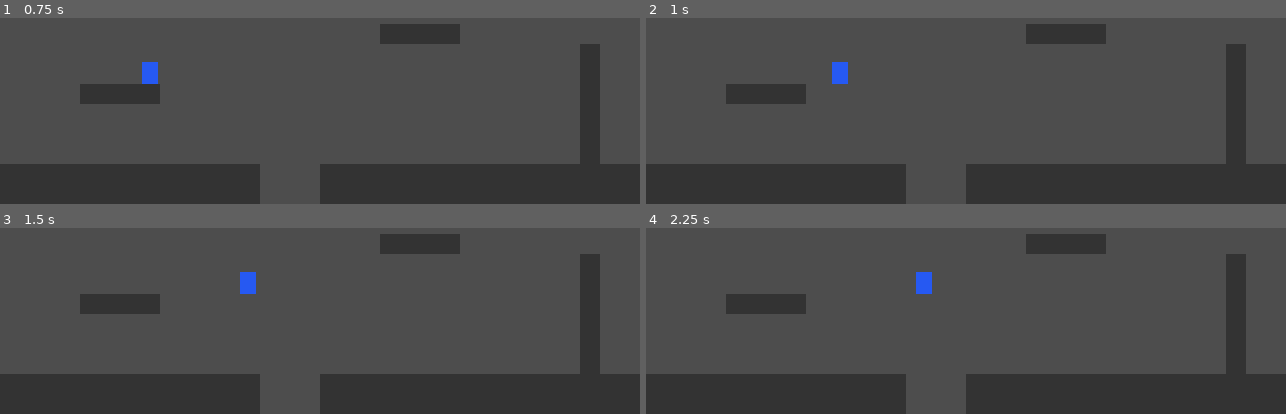
Above: before the commit, frames 1-4 (two rows, left to right).
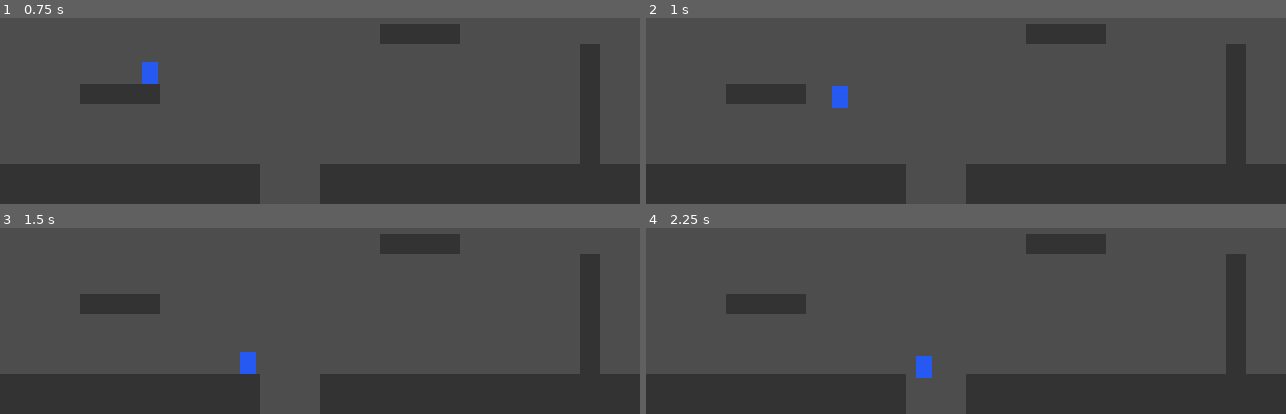
Above: after the commit, the same moments.

Repository: SMD-Jogos/ze-peixeira
Game: Godot game, scene res://scenes/fase_teste.tscn
Same seed, same stepped clock (60 frames per second), same inputs: the game is played once before the commit and once after it.
Inputs (mouse positions are in pixels of both pictures, inside the frame that each line leads up to):
- Up to frame 1 (0.75 s): tap Enter at 0.5 s; move the mouse to (outside the picture) at 0.52 s; hold Right (mover_direita) from 0.53 s (still down); hold Shift from 0.53 s (still down); click (outside the picture) at 0.67 s
- Up to frame 2 (1 s): keep holding Right (mover_direita); keep holding Shift
- Up to frame 3 (1.5 s): release Right (mover_direita) at 1.25 s; release Shift at 1.25 s; drag from (192, 252) to (288, 306) at 1.27 s
- Up to frame 4 (2.25 s): tap Space at 2 s; move the mouse to (outside the picture) at 2.02 s; hold Right (mover_direita) from 2.03 s (still down); tap Ctrl at 2.1 s

Frame 1 is identical in both runs. In frame 2, 0.6% of the frame differs, in the area x 29-32%, y 23-49%; in frame 3, 0.6%; in frame 4, 0.6%.

Commit message:
T005: queda e gravidade (RF-004, CS-003)
Cria game/scripts/regras/queda.gd (Queda.atualizar_velocidade_vertical,
RF-004: soma gravidade * delta à velocidade vertical, limitada por
queda_max via minf). jogador.gd aplica velocity.y a cada tick, antes
de move_and_slide(). Dois testes novos:
test_rf004_gravidade_acumula_por_tick e
test_cs003_nunca_ultrapassa_queda_max.

Confirmado no jogo (F5) e por simulação: andar para fora da
plataforma inicial faz o Zé cair, pousar no chão e cair no vão entre
os dois segmentos, com a velocidade de queda travando em queda_max
(160 px/s).

Co-Authored-By: Claude Sonnet 5 <noreply@anthropic.com>

Diff:
--- a/game/scripts/jogador/jogador.gd
+++ b/game/scripts/jogador/jogador.gd
@@ -9,5 +9,6 @@
 	var no_chao := is_on_floor()
 
 	velocity.x = MovimentoHorizontal.atualizar_velocidade(velocity.x, entrada, no_chao, delta, tuning)
+	velocity.y = Queda.atualizar_velocidade_vertical(velocity.y, delta, tuning)
 
 	move_and_slide()
--- /dev/null
+++ b/game/scripts/regras/queda.gd
@@ -0,0 +1,7 @@
+class_name Queda
+extends RefCounted
+
+## RF-004: soma gravidade * delta à velocidade vertical a cada tick,
+## até o limite queda_max.
+static func atualizar_velocidade_vertical(velocidade_vertical_atual: float, delta: float, tuning: PlayerTuning) -> float:
+	return minf(velocidade_vertical_atual + tuning.gravidade * delta, tuning.queda_max)
--- a/game/tests/test_001_movimento.gd
+++ b/game/tests/test_001_movimento.gd
@@ -65,3 +65,19 @@
 	assert_almost_eq(v, 6.667, 0.01, "tick 5 deve ser 6,667 px/s")
 	v = MovimentoHorizontal.atualizar_velocidade(v, 0, true, TICK, tuning)
 	assert_almost_eq(v, 0.0, 0.001, "tick 6 deve parar exatamente, sem trocar de sinal")
+
+# RF-004, CS-003
+
+func test_rf004_gravidade_acumula_por_tick():
+	var v := 0.0
+	v = Queda.atualizar_velocidade_vertical(v, TICK, tuning)
+	assert_almost_eq(v, 15.0, 0.001, "gravidade * delta no primeiro tick")
+	v = Queda.atualizar_velocidade_vertical(v, TICK, tuning)
+	assert_almost_eq(v, 30.0, 0.001, "acumula no segundo tick")
+
+func test_cs003_nunca_ultrapassa_queda_max():
+	var v := tuning.queda_max - 5.0
+	v = Queda.atualizar_velocidade_vertical(v, TICK, tuning)
+	assert_eq(v, tuning.queda_max, "clampeia no limite quando o incremento ultrapassaria")
+	v = Queda.atualizar_velocidade_vertical(v, TICK, tuning)
+	assert_eq(v, tuning.queda_max, "permanece no limite em queda livre prolongada")
Not shown, added: game/scripts/regras/queda.gd.uid
